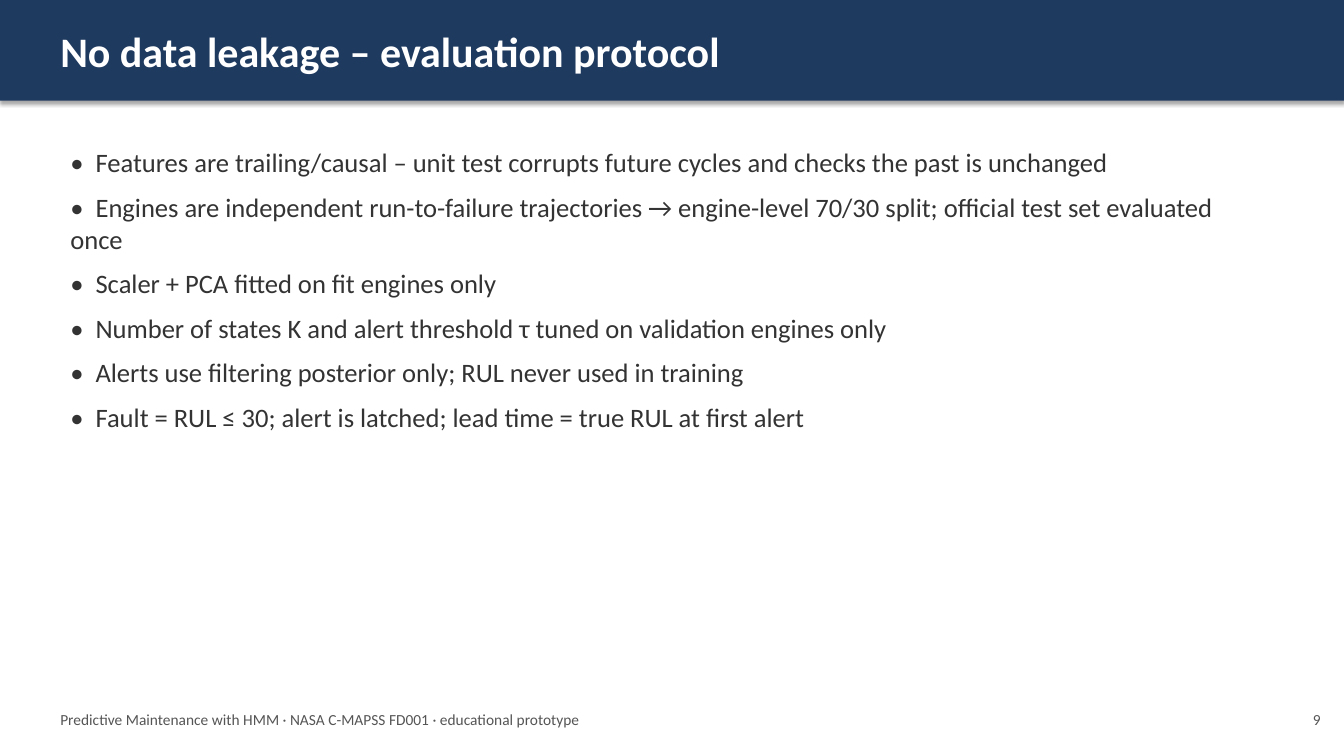
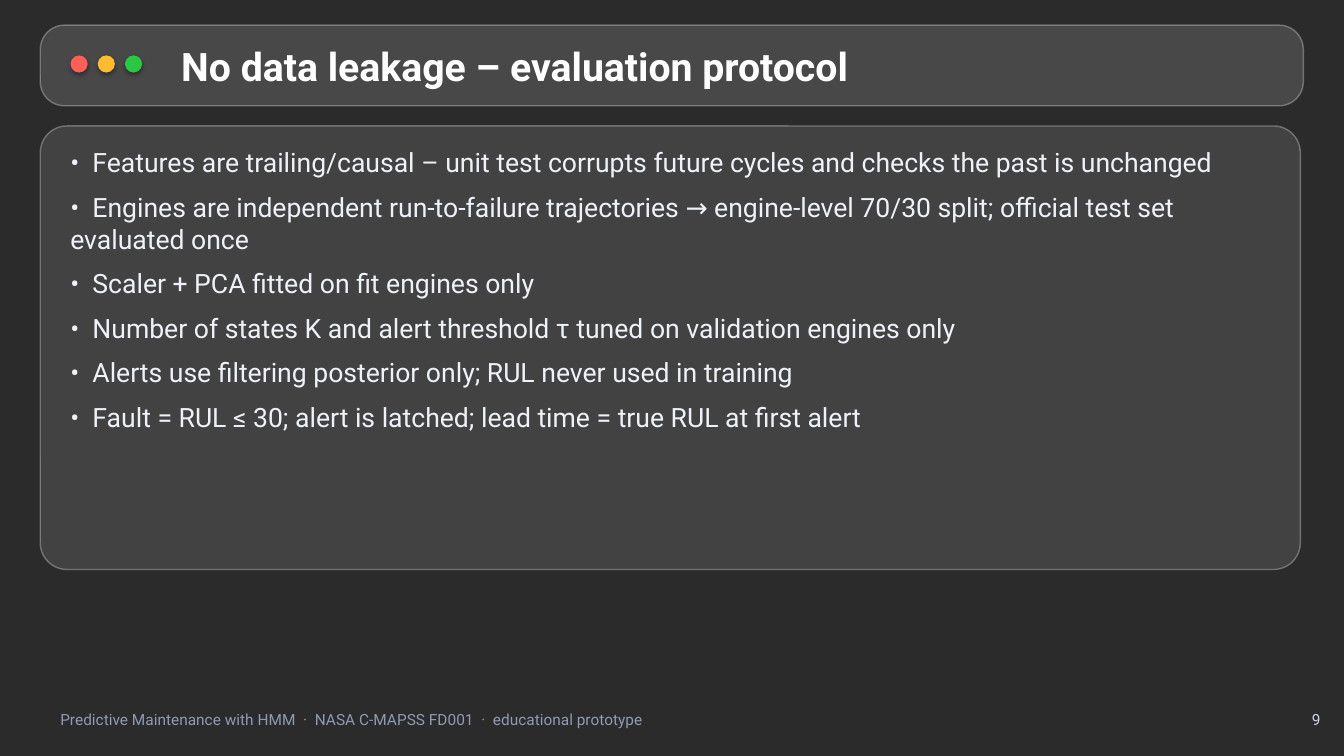
Before and after one commit to Ishita09-prog/predictive-maintenance-hmm, a slide deck: slide 9 of reports/Presentation.pptx. Drawn at 1344x756 pixels with LibreOffice and Linux fonts; fonts in the diff are those of the drawing; background and template pictures are left out; a plain dark background stands for a picture behind light text. Boxes give left, top, right and bottom in pixels: in the first picture for what was removed or moved away, otherwise in the second. Text is boxed around its words. In the diff, an @@ line names an element or a change of style, - is before the commit and + after.

```diff
--- a/reports/Presentation.pptx
+++ b/reports/Presentation.pptx
@@ background #FFFFFF to picture (left out) @@
@@ rectangle removed at bbox=[0, 0, 1344, 101] @@
@@ rounded rectangle added at bbox=[40, 25, 1304, 106], fill #FFFFFF at 14% opacity, outline #FFFFFF 1 pt @@
@@ ellipse added at bbox=[71, 55, 88, 73], fill #FF5F57 @@
@@ ellipse added at bbox=[98, 55, 115, 73], fill #FEBC2E @@
@@ ellipse added at bbox=[125, 55, 142, 73], fill #28C840 @@
@@ text "No data leakage – evaluation ...": place and size @@
-text "No data leakage – evaluation ..." at bbox=[60, 37, 719, 74]
+text "No data leakage – evaluation ..." at bbox=[181, 51, 848, 89]
@@ text "No data leakage – evaluation ..." at bbox=[181, 51, 848, 89]: size 30 to 28 pt, font Calibri to Roboto @@
@@ rounded rectangle added at bbox=[40, 126, 1301, 570], fill #FFFFFF at 11% opacity, outline #FFFFFF 1 pt @@
@@ text "• Features are trailing/causal – ..." at bbox=[70, 152, 1212, 431]: font Calibri to Roboto, text colour #333333 to #EEF2F8 @@
@@ text "Predictive Maintenance with HMM · ..." at bbox=[60, 713, 642, 728]: font Calibri to Roboto, text colour #555555 to #8F9BB0 @@
@@ text "9" at bbox=[1312, 714, 1321, 725]: font Calibri to Roboto, text colour #555555 to #C9D3E3 @@
```
Also in this commit, not shown: 13 other slides changed, 4 other files.
